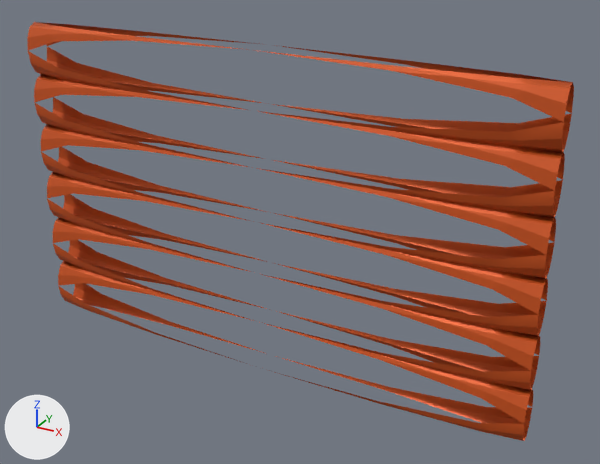
The FBX model Assets/_Project/Prefabs/Gameplay/Wall/Wall.fbx as it was, and as the next commit left it.
The view is the same before and after, from a 50 mm lens placed at (3.58, -5.82, 4.1), pointed at (0.31, 0.11, 1.13). The lights are fixed; the arrows at lower left show +X, +Y and +Z. The picture after the commit comes second. Vertices at exactly the same position are counted once.
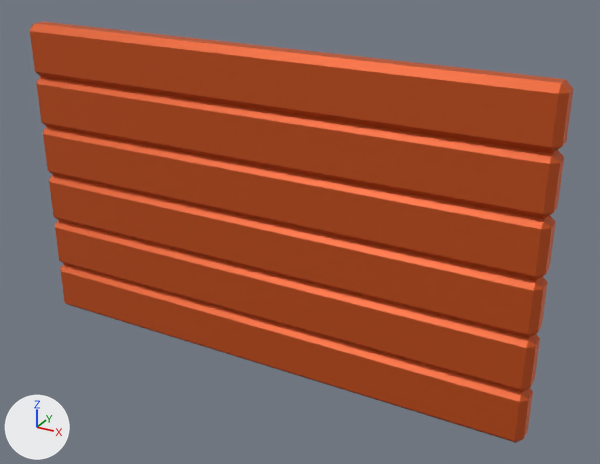
Pixel boxes (x1, y1, x2, y2) of what changed, in the pictures (600 x 464 px):
'Cube.006', reshaped, rescaled: before (27, 22, 574, 152); after (30, 22, 573, 153)
'Cube.005', reshaped, rescaled: before (34, 74, 565, 217); after (36, 76, 564, 219)
'Cube.004', reshaped, rescaled: before (41, 124, 556, 279); after (43, 127, 556, 280)
'Cube.003', reshaped, rescaled: before (47, 172, 548, 336); after (49, 175, 548, 338)
'Cube.002', reshaped, rescaled: before (53, 217, 540, 390); after (55, 220, 540, 392)
'Cube.001', reshaped, rescaled: before (58, 261, 533, 441); after (60, 264, 533, 443)
part 1 of me_cube_024, deleted: before (47, 172, 548, 336)
part 2 of me_cube_024, added (orange): after (49, 175, 548, 338)
part 3 of me_cube_025, deleted: before (41, 124, 556, 279)
part 4 of me_cube_025, added (orange): after (43, 127, 556, 280)
part 5 of me_cube_026, deleted (orange): before (34, 74, 565, 217)
part 6 of me_cube_026, added (orange): after (36, 76, 564, 219)
part 7 of me_cube_023, deleted: before (53, 217, 540, 390)
part 8 of me_cube_023, added (orange): after (55, 220, 540, 392)
part 9 of me_cube_022, deleted: before (58, 261, 533, 441)
part 10 of me_cube_022, added (orange): after (60, 264, 533, 443)
part 11 of me_cube_027, deleted (orange): before (27, 22, 574, 152)
part 12 of me_cube_027, added (orange): after (30, 22, 573, 153)

Diff of the bpy script that builds the scene:
```diff
--- a/Assets/_Project/Prefabs/Gameplay/Wall/Wall.fbx.py
+++ b/Assets/_Project/Prefabs/Gameplay/Wall/Wall.fbx.py
@@ me_cube_026 @@
 # used by ob_cube_005; location = (0.0, 0.0, 2.0); scale = (2.5, 0.125, 0.25)
-me_cube_026.from_pydata(...)  # 84 vertices, 56 faces; spans x -1.0..1.0, y -1.0..1.0, z -1.0..1.0
+me_cube_026.from_pydata(...)  # 24 vertices, 26 faces; spans x -2.5..2.5, y -0.12..0.12, z -0.25..0.25
+# me_cube_026 part 5: 84 vertices removed from x -1.0..1.0, y -1.0..1.0, z -1.0..1.0
+# me_cube_026 part 6: 24 vertices added at x -2.5..2.5, y -0.12..0.12, z -0.25..0.25
 me_cube_026.materials.append(mat_wall)
@@ me_cube_024 @@
 # used by ob_cube_003; location = (0.0, 0.0, 1.0); scale = (2.5, 0.125, 0.25)
-me_cube_024.from_pydata(...)  # 84 vertices, 56 faces; spans x -1.0..1.0, y -1.0..1.0, z -1.0..1.0
+me_cube_024.from_pydata(...)  # 24 vertices, 26 faces; spans x -2.5..2.5, y -0.12..0.12, z -0.25..0.25
+# me_cube_024 part 1: 84 vertices removed from x -1.0..1.0, y -1.0..1.0, z -1.0..1.0
+# me_cube_024 part 2: 24 vertices added at x -2.5..2.5, y -0.12..0.12, z -0.25..0.25
 me_cube_024.materials.append(mat_wall)
@@ me_cube_025 @@
 # used by ob_cube_004; location = (0.0, 0.0, 1.5); scale = (2.5, 0.125, 0.25)
-me_cube_025.from_pydata(...)  # 84 vertices, 56 faces; spans x -1.0..1.0, y -1.0..1.0, z -1.0..1.0
+me_cube_025.from_pydata(...)  # 24 vertices, 26 faces; spans x -2.5..2.5, y -0.12..0.12, z -0.25..0.25
+# me_cube_025 part 3: 84 vertices removed from x -1.0..1.0, y -1.0..1.0, z -1.0..1.0
+# me_cube_025 part 4: 24 vertices added at x -2.5..2.5, y -0.12..0.12, z -0.25..0.25
 me_cube_025.materials.append(mat_wall)
@@ me_cube_023 @@
 # used by ob_cube_002; location = (0.0, 0.0, 0.5); scale = (2.5, 0.125, 0.25)
-me_cube_023.from_pydata(...)  # 84 vertices, 56 faces; spans x -1.0..1.0, y -1.0..1.0, z -1.0..1.0
+me_cube_023.from_pydata(...)  # 24 vertices, 26 faces; spans x -2.5..2.5, y -0.12..0.12, z -0.25..0.25
+# me_cube_023 part 7: 84 vertices removed from x -1.0..1.0, y -1.0..1.0, z -1.0..1.0
+# me_cube_023 part 8: 24 vertices added at x -2.5..2.5, y -0.12..0.12, z -0.25..0.25
 me_cube_023.materials.append(mat_wall)
@@ me_cube_022 @@
 # used by ob_cube_001; location = (0.0, 0.0, 0.0); scale = (2.5, 0.125, 0.25)
-me_cube_022.from_pydata(...)  # 84 vertices, 56 faces; spans x -1.0..1.0, y -1.0..1.0, z -1.0..1.0
+me_cube_022.from_pydata(...)  # 24 vertices, 26 faces; spans x -2.5..2.5, y -0.12..0.12, z -0.25..0.25
+# me_cube_022 part 9: 84 vertices removed from x -1.0..1.0, y -1.0..1.0, z -1.0..1.0
+# me_cube_022 part 10: 24 vertices added at x -2.5..2.5, y -0.12..0.12, z -0.25..0.25
 me_cube_022.materials.append(mat_wall)
@@ me_cube_027 @@
 # used by ob_cube_006; location = (0.0, 0.0, 2.5); scale = (2.5, 0.125, 0.25)
-me_cube_027.from_pydata(...)  # 84 vertices, 56 faces; spans x -1.0..1.0, y -1.0..1.0, z -1.0..1.0
+me_cube_027.from_pydata(...)  # 24 vertices, 26 faces; spans x -2.5..2.5, y -0.12..0.12, z -0.25..0.25
+# me_cube_027 part 11: 84 vertices removed from x -1.0..1.0, y -1.0..1.0, z -1.0..1.0
+# me_cube_027 part 12: 24 vertices added at x -2.5..2.5, y -0.12..0.12, z -0.25..0.25
 me_cube_027.materials.append(mat_wall)
@@ ob_cube_005 @@
 ob_cube_005.location = (0.0, 0.0, 2.0)
-ob_cube_005.scale = (2.5, 0.125, 0.25)
@@ ob_cube_003 @@
 ob_cube_003.location = (0.0, 0.0, 1.0)
-ob_cube_003.scale = (2.5, 0.125, 0.25)
@@ ob_cube_004 @@
 ob_cube_004.location = (0.0, 0.0, 1.5)
-ob_cube_004.scale = (2.5, 0.125, 0.25)
@@ ob_cube_002 @@
 ob_cube_002.location = (0.0, 0.0, 0.5)
-ob_cube_002.scale = (2.5, 0.125, 0.25)
@@ ob_cube_001 @@
 ob_cube_001.location = (0.0, 0.0, 0.0)
-ob_cube_001.scale = (2.5, 0.125, 0.25)
@@ ob_cube_006 @@
 ob_cube_006.location = (0.0, 0.0, 2.5)
-ob_cube_006.scale = (2.5, 0.125, 0.25)
```
